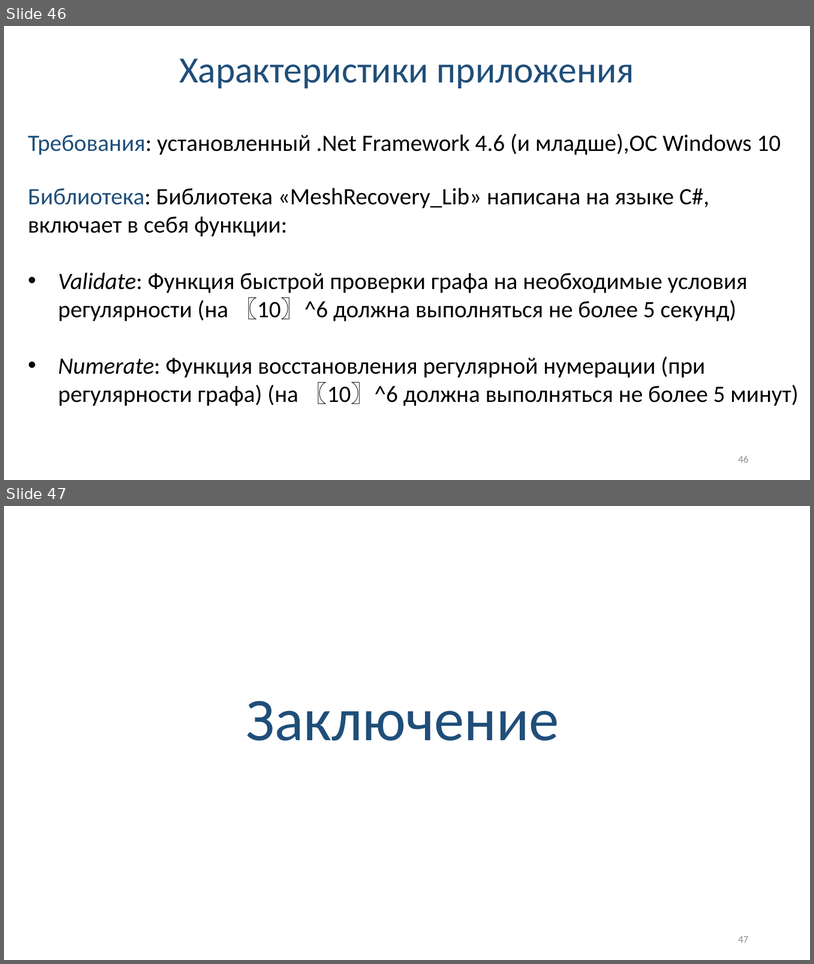
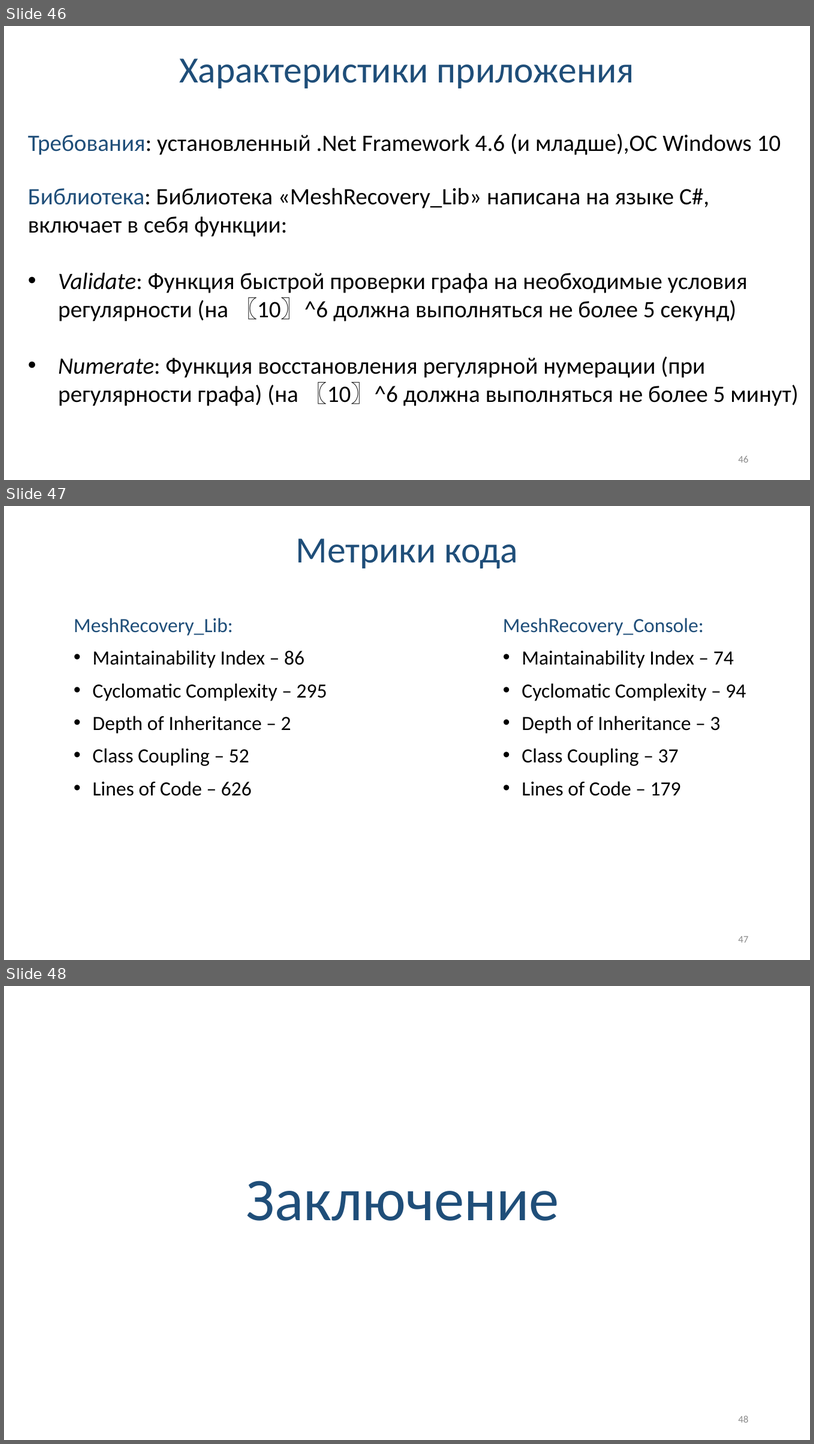
Before and after one commit to Linserous/NumericalGridGeneration, a slide deck: docs/Презентация v0.9.pptx. Shown one above the other, each under a label of ours: slides 46 and 47 before the commit, slides 46, 47 and 48 after it. The pictures are 814x964 and 814x1444 pixels, drawn with LibreOffice and Linux fonts; fonts in the diff are those of the drawing. Boxes give left, top, right and bottom in pixels: in the first picture for what was removed or moved away, otherwise in the second. Text is boxed around its words. In the diff, an @@ line names an element or a change of style, - is before the commit and + after.

```diff
--- a/docs/Презентация v0.9.pptx
+++ b/docs/Презентация v0.9.pptx
@@ slide 47 added at (x1=4, y1=506, x2=810, y2=960), background #FFFFFF @@
@@ text added at (x1=296, y1=538, x2=518, y2=568), 44 pt, text #1F4E79 @@
+Метрики кода
@@ text added at (x1=74, y1=618, x2=327, y2=796), 24 pt, text #000000 @@
+MeshRecovery_Lib:
+• Maintainability Index – 86
+• Cyclomatic Complexity – 295
+• Depth of Inheritance – 2
+• Class Coupling – 52
+• Lines of Code – 626
@@ text added at (x1=503, y1=618, x2=746, y2=796), 24 pt, text #000000 @@
+MeshRecovery_Console:
+• Maintainability Index – 74
+• Cyclomatic Complexity – 94
+• Depth of Inheritance – 3
+• Class Coupling – 37
+• Lines of Code – 179
@@ page number added at (x1=738, y1=936, x2=749, y2=942), 12 pt, text #8C8C8C @@
+47
@@ what was slide 47 is now slide 48 @@
@@ page number at (x1=738, y1=1415, x2=749, y2=1422): text changed @@
-47
+48
```
Also in this commit, not shown: 2 slides changed, 6 other files.
